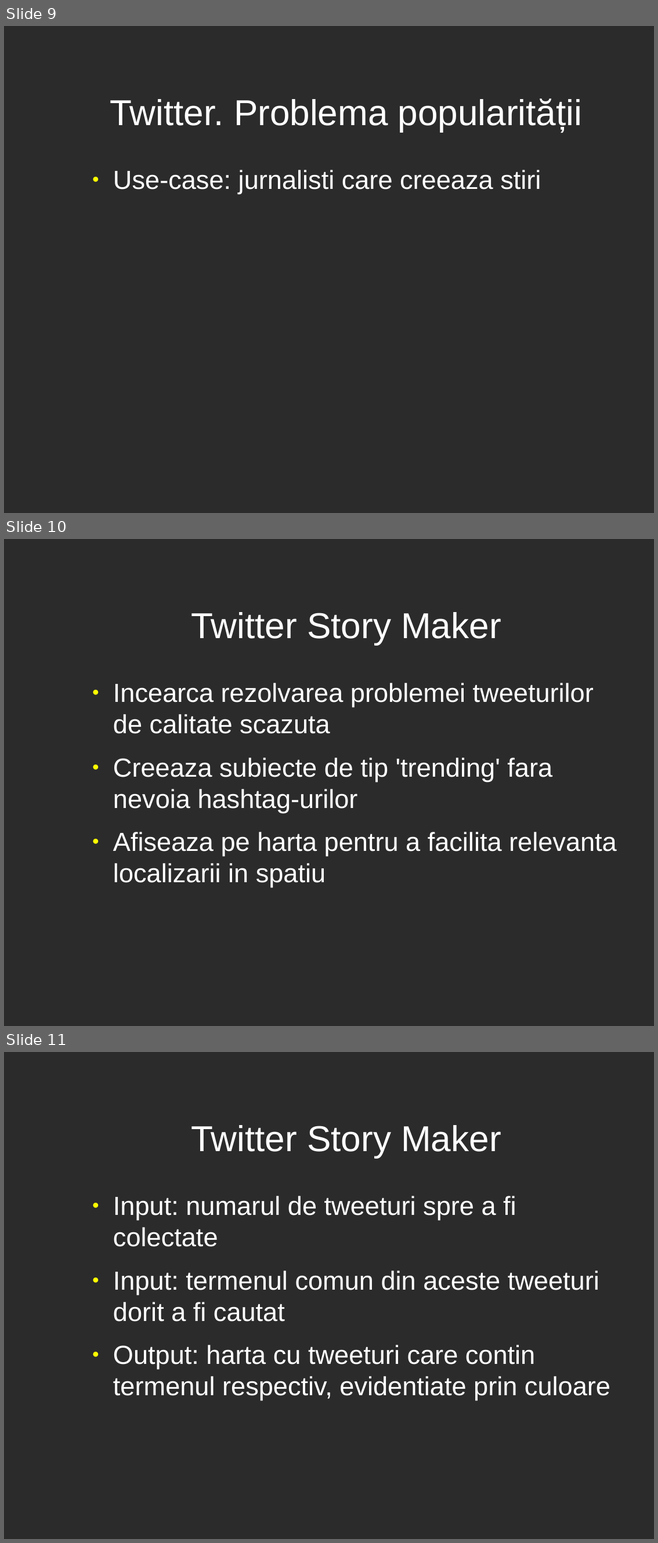
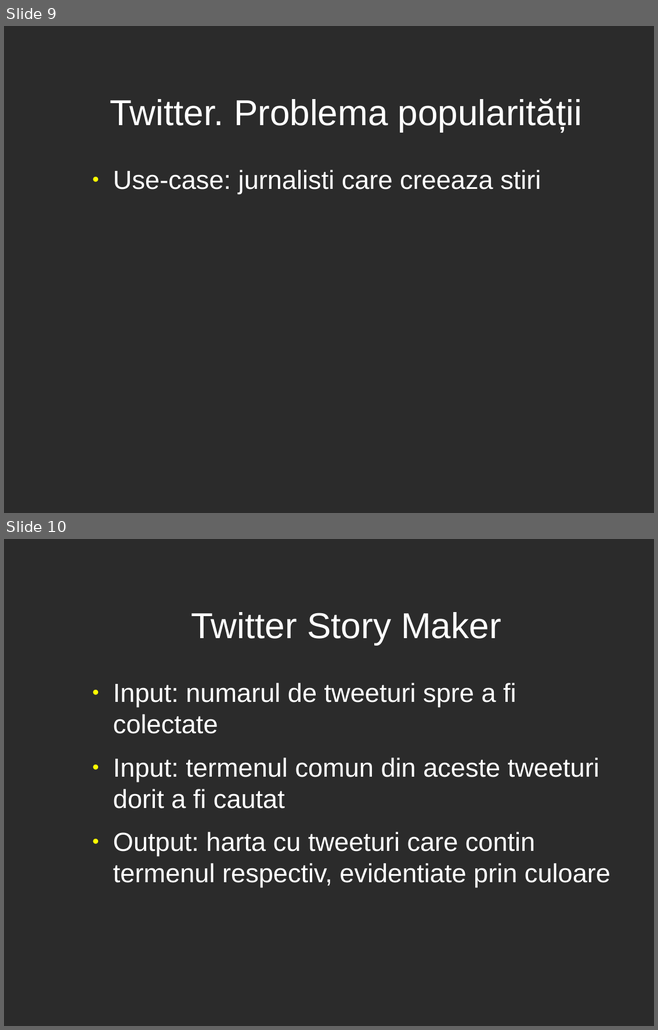
Before and after one commit to RaresBr/licenta, a slide deck: prezentareBradeaRares.odp. Shown one above the other, each under a label of ours: slides 9, 10 and 11 before the commit, slides 9 and 10 after it. The pictures are 658x1543 and 658x1030 pixels, drawn with LibreOffice and Linux fonts; fonts in the diff are those of the drawing; background and template pictures are left out; a plain dark background stands for a picture behind light text. Boxes give left, top, right and bottom in pixels: in the first picture for what was removed or moved away, otherwise in the second. Text is boxed around its words. In the diff, an @@ line names an element or a change of style, - is before the commit and + after.

```diff
--- a/prezentareBradeaRares.odp
+++ b/prezentareBradeaRares.odp
@@ slide 10 removed at [4, 539, 654, 1026], background picture (left out) @@
@@ title removed at [191, 612, 500, 645] @@
-Twitter Story Maker
@@ text removed at [113, 683, 616, 888] @@
-● Incearca rezolvarea problemei tweeturilor de calitate scazuta
-● Creeaza subiecte de tip 'trending' fara nevoia hashtag-urilor
-● Afiseaza pe harta pentru a facilita relevanta localizarii in spatiu
@@ what was slide 11 is now slide 10 @@
```
Also in this commit, not shown: 1 slide changed, 5 slides added, 1 other slide removed, 1 other file.
